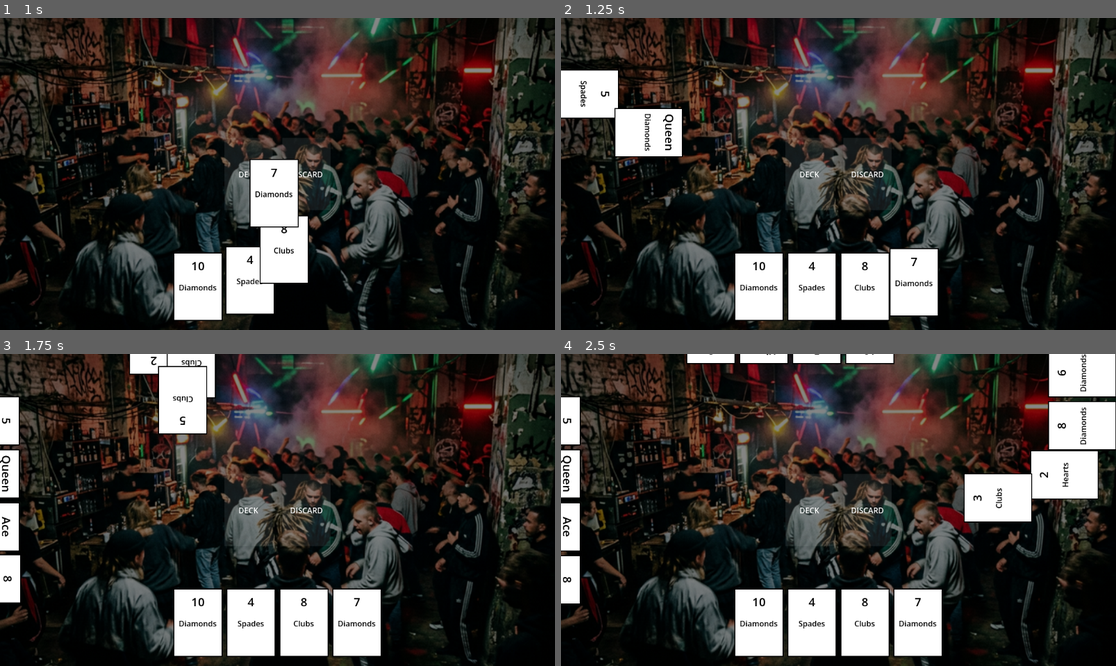
Above: before the commit, frames 1-4 (two rows, left to right).
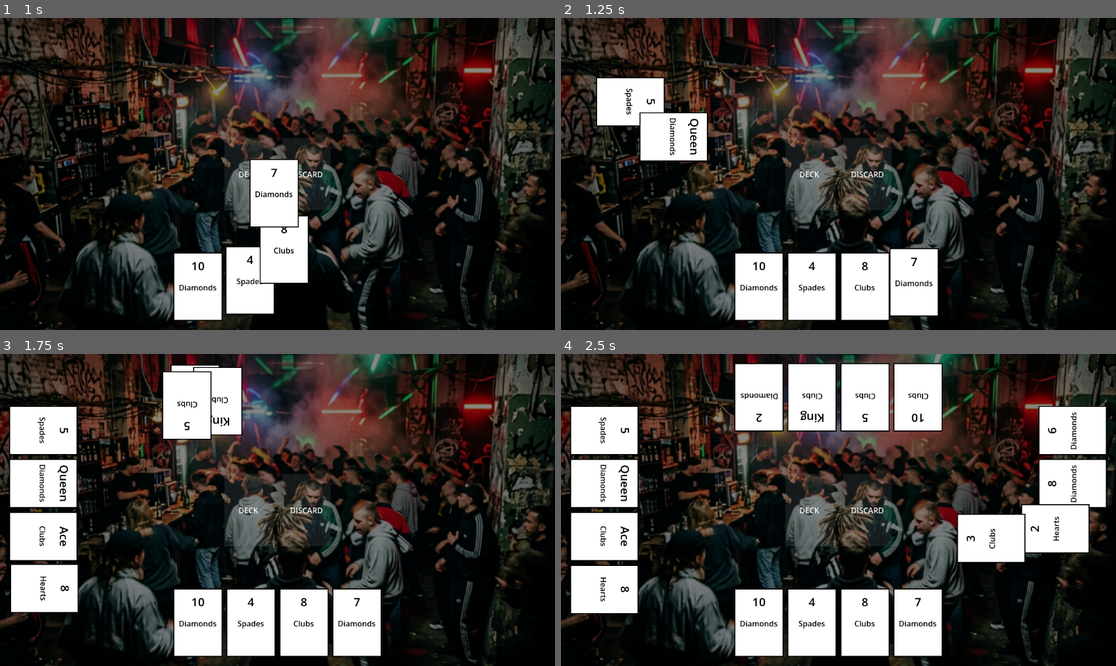
Above: after the commit, the same moments.

Repository: DinVin24/dutch
Game: Godot game, scene res://main_menu.tscn
The game is run twice, just before and just after one commit, with the same random seed, the same clock (stepped at 60 frames per second) and the same inputs.
Inputs (mouse positions are in pixels of both pictures, inside the frame that each line leads up to):
- Up to frame 1 (1 s): click "Start" at 0.5 s
- Up to frame 2 (1.25 s): no input
- Up to frame 3 (1.75 s): move the mouse to (199, 622) at 1.27 s; click (199, 622) at 1.42 s
- Up to frame 4 (2.5 s): move the mouse to (810, 622) at 2.02 s; click (810, 622) at 2.17 s

Frame 1 is identical in both runs. In frame 2, 3.7% of the frame differs, in the area x 0-27%, y 16-47%; in frame 3, 10%; in frame 4, 25%, in the area x 0-100%, y 0-84%.

Commit message:
Corrected rotated card positioning with pivot compensation

Diff:
--- a/game_board.gd
+++ b/game_board.gd
@@ -23,16 +23,16 @@
 			_handle_initial_deal()
 
 func _handle_initial_deal():
-	print("Game Board: Dealing cards with center-based border positioning...")
+	print("Game Board: Dealing cards with corrected pivot-compensated positioning...")
 	var card_scene = preload("res://card.tscn")
 	var card_spacing = 110.0
 	var cards_per_player = 4
 	var padding = 20.0
 
-	# Card extents (100x140 card with pivot at 50,70)
-	var card_pivot = Vector2(50, 70)
-	var horizontal_half_height = 70.0 # Height/2 when horizontal
-	var vertical_half_width = 70.0 # height/2 when rotated 90 (becomes width)
+	# Current card dimensions from card.tscn/gd
+	var card_width = 100.0
+	var card_height = 140.0
+	var card_pivot = Vector2(50, 70) # Center of the card
 
 	var screen_size = get_viewport_rect().size
 	var total_spread = card_spacing * (cards_per_player - 1)
@@ -50,45 +50,48 @@
 			card_data.is_face_up = true
 			card_inst.setup(card_data)
 
-			var target_center: Vector2
+			var target_pivot: Vector2
 			var rotation = 0.0
 
+			# Logic for "20 pixels away from the closest border"
+			# We calculate the intended WORLD position of the card's visual center (pivot)
 			match p_idx:
-				0: # BOTTOM (Player)
+				0: # BOTTOM
 					var start_x = (screen_size.x - total_spread) / 2.0
-					target_center = Vector2(start_x + (i * card_spacing), screen_size.y - padding - horizontal_half_height)
+					target_pivot = Vector2(start_x + (i * card_spacing), screen_size.y - padding - (card_height / 2.0))
 					rotation = 0
 				1: # TOP or LEFT
 					if GameManager.num_players == 2:
 						var start_x = (screen_size.x - total_spread) / 2.0
-						target_center = Vector2(start_x + (i * card_spacing), padding + horizontal_half_height)
-						rotation = 180 # Facing player
-					else:
-						# LEFT
+						target_pivot = Vector2(start_x + (i * card_spacing), padding + (card_height / 2.0))
+						rotation = 180
+					else: # LEFT
 						var start_y = (screen_size.y - total_spread) / 2.0
-						target_center = Vector2(padding + vertical_half_width, start_y + (i * card_spacing))
+						target_pivot = Vector2(padding + (card_height / 2.0), start_y + (i * card_spacing))
 						rotation = 90
 				2: # TOP
 					var start_x = (screen_size.x - total_spread) / 2.0
-					target_center = Vector2(start_x + (i * card_spacing), padding + horizontal_half_height)
+					target_pivot = Vector2(start_x + (i * card_spacing), padding + (card_height / 2.0))
 					rotation = 180
 				3: # RIGHT
 					var start_y = (screen_size.y - total_spread) / 2.0
-					target_center = Vector2(screen_size.x - padding - vertical_half_width, start_y + (i * card_spacing))
+					target_pivot = Vector2(screen_size.x - padding - (card_height / 2.0), start_y + (i * card_spacing))
 					rotation = -90
 
 			card_inst.rotation_degrees = rotation
 			add_child(card_inst)
 
-			# Setting global_position on a Control node with a pivot_offset
-			# actually sets the position of the (0,0) corner.
-			# To center the card at target_center, we subtract the pivot.
-			var target_pos = target_center - card_pivot
+			# CRITICAL: In Godot, for a Control node with a pivot_offset,
+			# global_position = target_pivot_position - pivot_offset.rotated(global_rotation)
+			var rad_rot = deg_to_rad(rotation)
+			var rotated_pivot = card_pivot.rotated(rad_rot)
+			var final_global_pos = target_pivot - rotated_pivot
 
-			# Spawn at deck
-			card_inst.global_position = deck_area.global_position - card_pivot
+			# Initial spawn at deck (also compensated)
+			var spawn_pos = deck_area.global_position - card_pivot
+			card_inst.global_position = spawn_pos
 
 			var tween = create_tween()
-			tween.tween_property(card_inst, "global_position", target_pos, 0.4).set_trans(Tween.TRANS_QUAD).set_ease(Tween.EASE_OUT)
+			tween.tween_property(card_inst, "global_position", final_global_pos, 0.4).set_trans(Tween.TRANS_QUAD).set_ease(Tween.EASE_OUT)
 
 			await get_tree().create_timer(0.1).timeout
